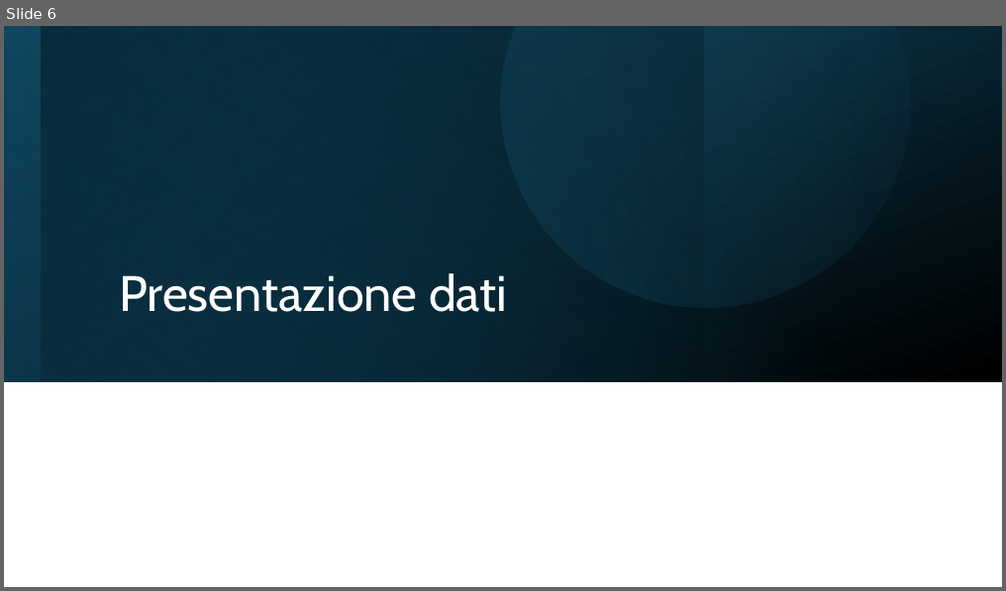
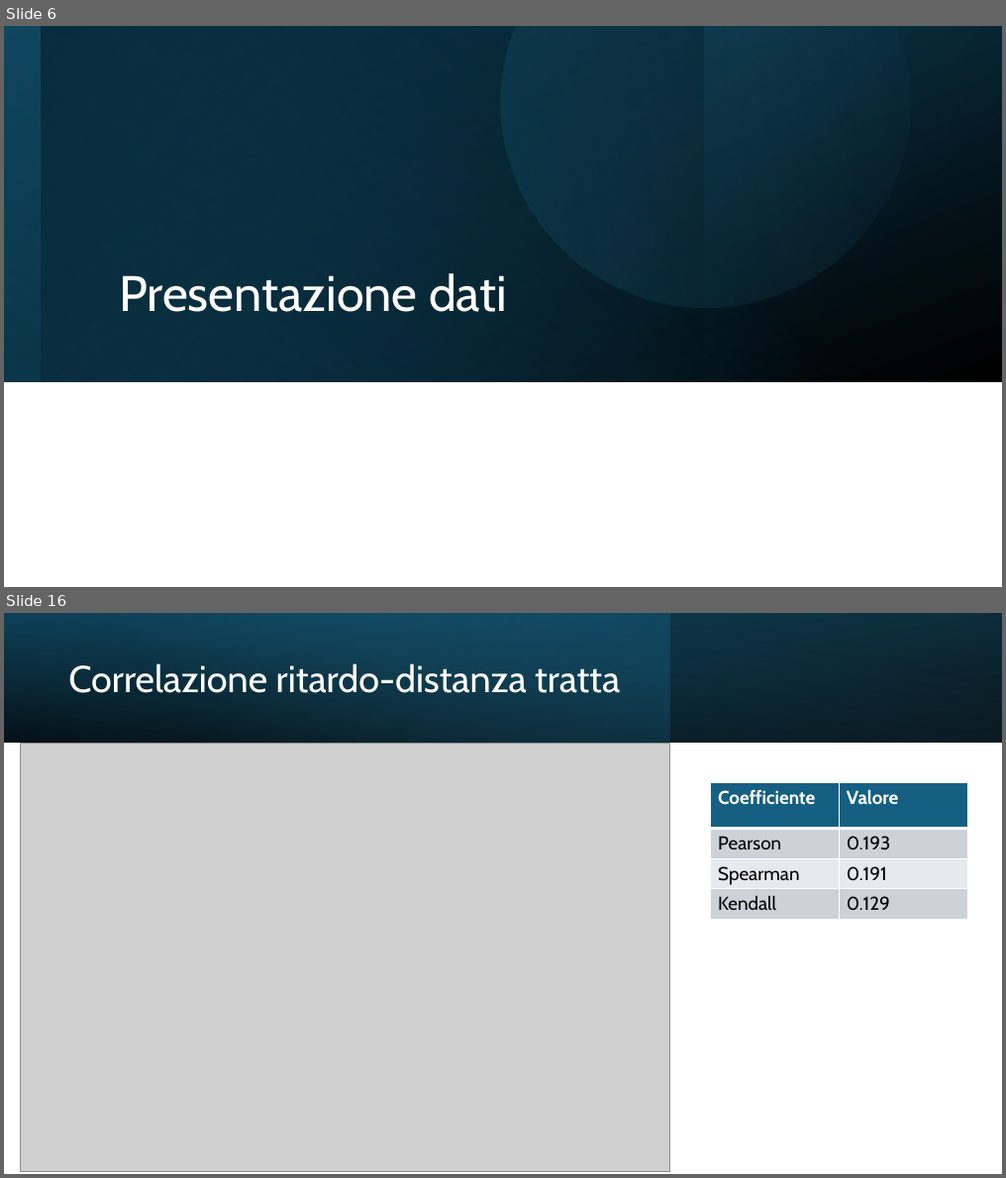
Before and after one commit to AndreaSpolaor/AnalisiTrafficoFerroviario, a slide deck: Analisi del trasporto ferroviario italiano.pptx. Shown one above the other, each under a label of ours: slide 6 before the commit, slides 6 and 16 after it; the slides between them are not shown. The pictures are 1006x591 and 1006x1178 pixels, drawn with LibreOffice and Linux fonts; fonts in the diff are those of the drawing; grey boxes stand for pictures. Boxes give left, top, right and bottom in pixels: in the first picture for what was removed or moved away, otherwise in the second. Text is boxed around its words. In the diff, an @@ line names an element or a change of style, - is before the commit and + after.

```diff
--- a/Analisi del trasporto ferroviario italiano.pptx
+++ b/Analisi del trasporto ferroviario italiano.pptx
@@ slide 16 added at box(4, 613, 1002, 1174), background #FFFFFF @@
@@ rectangle added at box(4, 613, 1002, 742), fill gradient #000000 to #104862 @@
@@ rectangle added at box(4, 613, 669, 742), fill gradient #156082 to #46B1E1 @@
@@ rectangle added at box(4, 613, 1002, 742), fill gradient #000000 to #156082 @@
@@ title added at box(68, 663, 620, 693), 36 pt, text #FFFFFF @@
+Correlazione ritardo-distanza tratta
@@ picture added at box(21, 744, 669, 1172) @@
@@ table added at box(711, 783, 968, 918), 4 rows, 2 columns @@
+Coefficiente | Valore
+Pearson | 0.193
+Spearman | 0.191
+Kendall | 0.129
```
Also in this commit, not shown: 7 slides changed, 3 other slides added, 4 other files.
